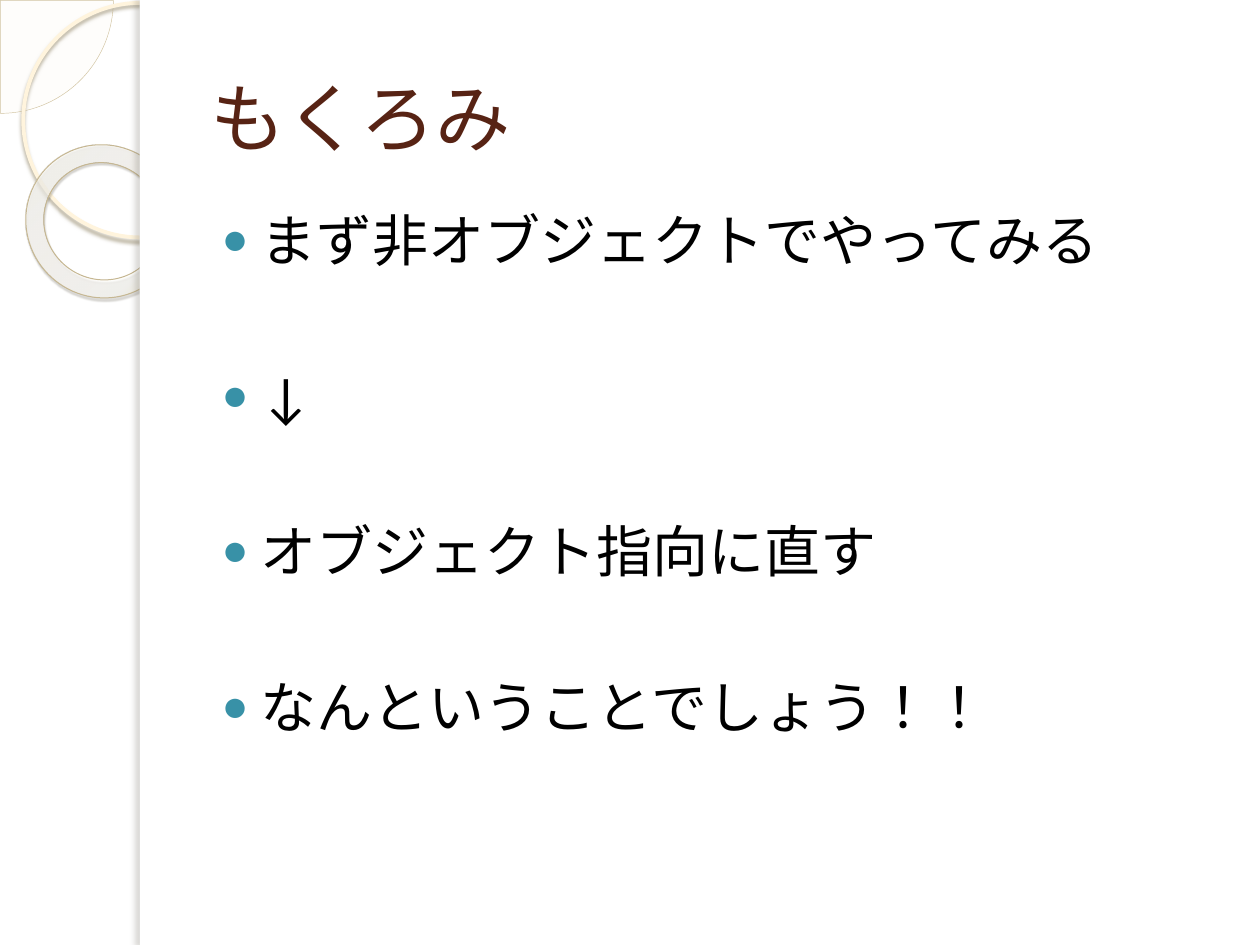
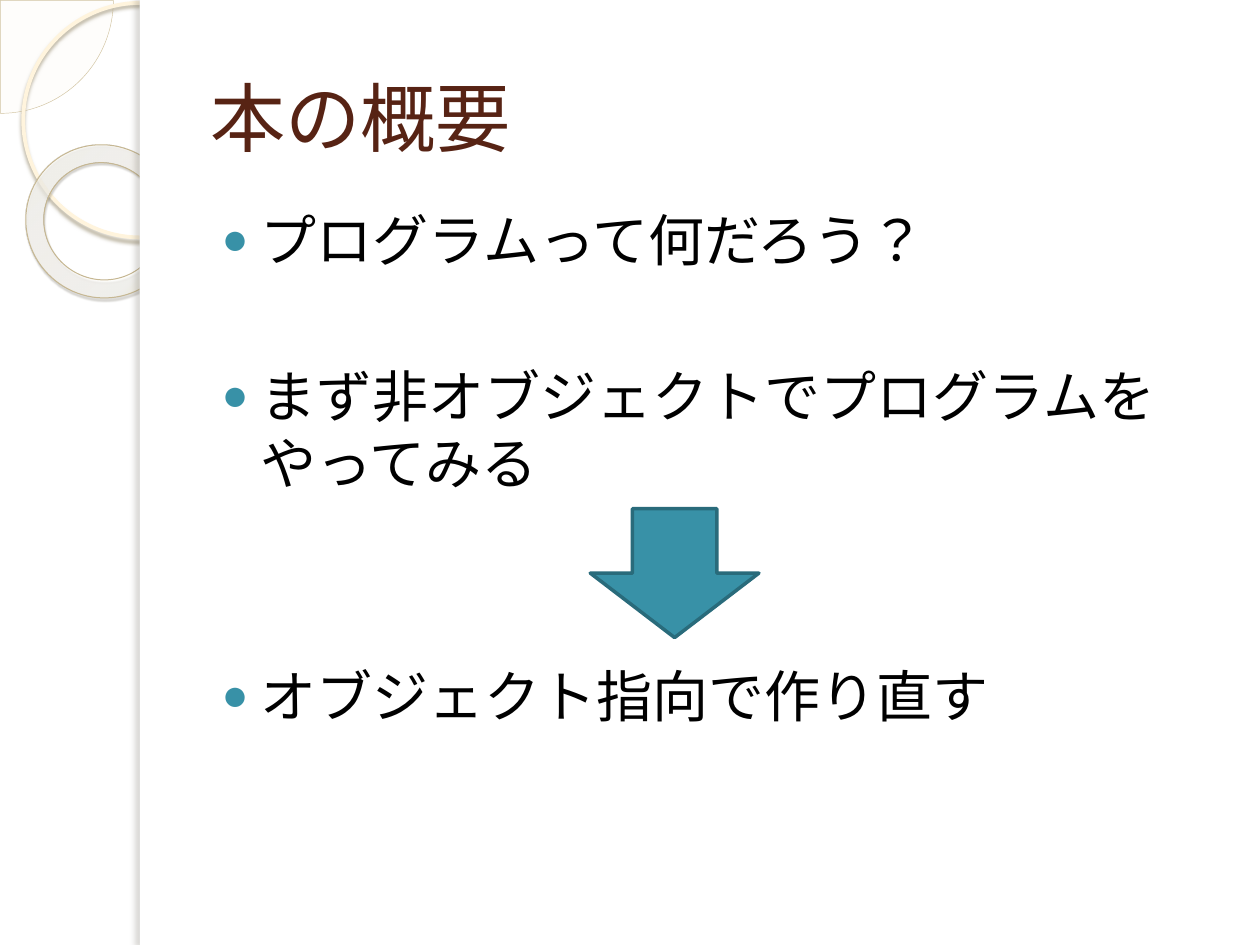
Before and after one commit to yuridonus/FEstudy, a slide deck: slide 4 of objectStudy.pptx. Drawn at 1260x945 pixels with LibreOffice and Linux fonts; fonts in the diff are those of the drawing; background and template pictures are left out. Boxes give left, top, right and bottom in pixels: in the first picture for what was removed or moved away, otherwise in the second. Text is boxed around its words. In the diff, an @@ line names an element or a change of style, - is before the commit and + after.

```diff
--- a/objectStudy.pptx
+++ b/objectStudy.pptx
@@ title at (210,82,511,152): text changed @@
-もくろみ
+本の概要
@@ text at (261,214,1156,722): text changed @@
-● まず非オブジェクトでやってみる
-● ↓
-● オブジェクト指向に直す
-● なんということでしょう！！
+● プログラムって何だろう？
+● まず非オブジェクトでプログラムをやってみる
+● オブジェクト指向で作り直す
@@ down arrow added at (591,509,760,638), fill #3891A7, outline #296B7C 2 pt @@
```
Also in this commit, not shown: 7 other slides changed, 10 slides added, 6 slides removed.
